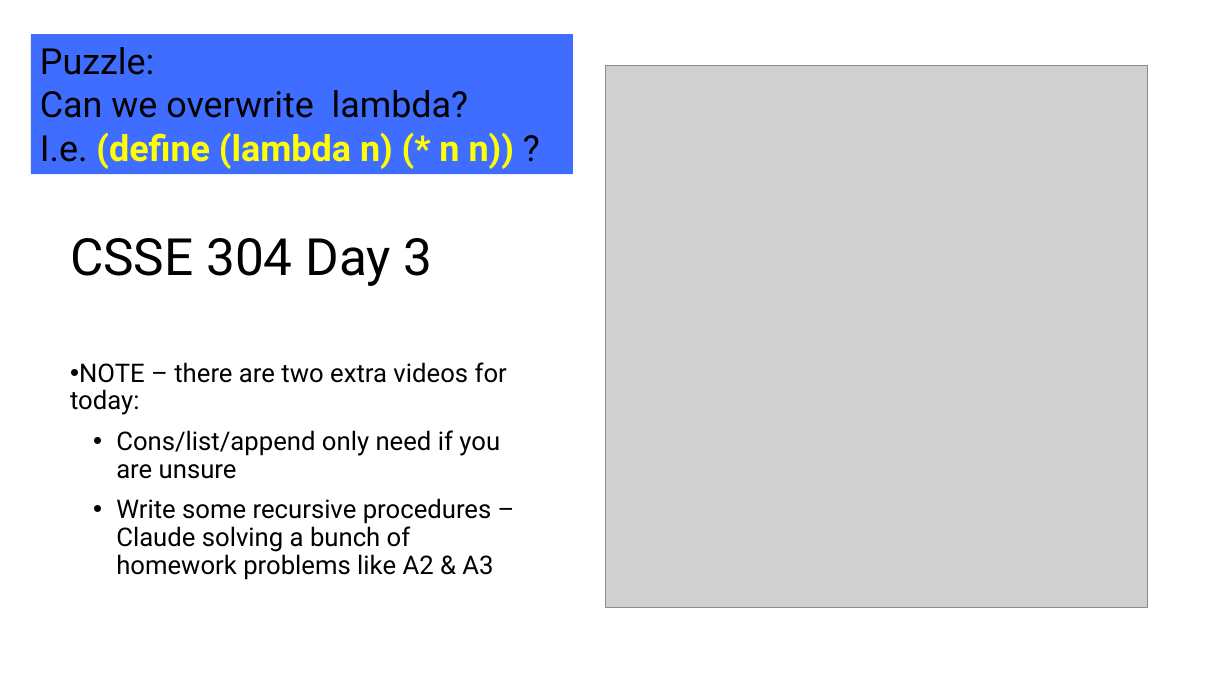
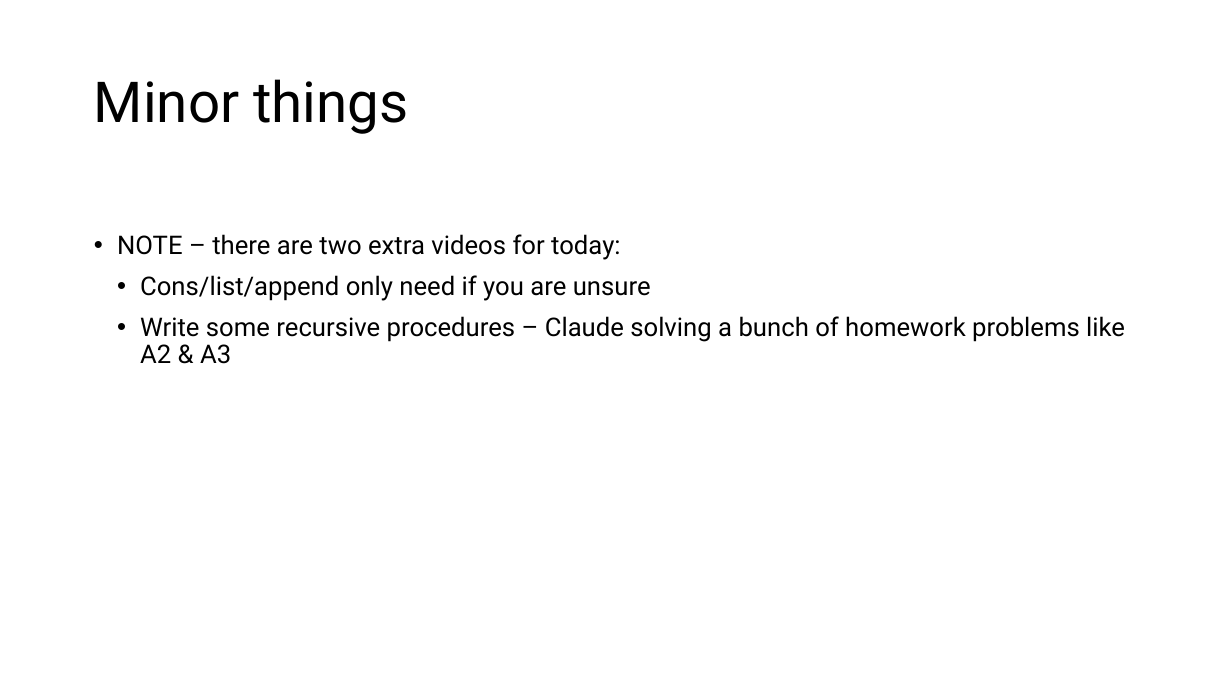
Before and after one commit to RHIT-CSSE/csse304, a slide deck: slide 2 of ClassMaterials/CourseIntro/CWA-intro.pptx (slide 1 before the commit). Drawn at 1232x693 pixels with LibreOffice and Linux fonts; fonts in the diff are those of the drawing; grey boxes stand for pictures. Boxes give left, top, right and bottom in pixels: in the first picture for what was removed or moved away, otherwise in the second. Text is boxed around its words. In the diff, an @@ line names an element or a change of style, - is before the commit and + after.

```diff
--- a/ClassMaterials/CourseIntro/CWA-intro.pptx
+++ b/ClassMaterials/CourseIntro/CWA-intro.pptx
@@ rectangle removed at bbox=[30, 34, 573, 174] @@
-Puzzle:
-Can we overwrite lambda?
-I.e. (define (lambda n) (* n n)) ?
@@ title added at bbox=[94, 79, 408, 134], 44 pt, text #000000 @@
+Minor things
@@ picture removed at bbox=[605, 66, 1148, 608] @@
@@ text "NOTE – there are two ...": place and size @@
-text "NOTE – there are two ..." at bbox=[70, 362, 507, 580]
+text "NOTE – there are two ..." at bbox=[117, 234, 1125, 364]
@@ title removed at bbox=[70, 238, 433, 286] @@
-CSSE 304 Day 3
@@ text at bbox=[117, 234, 620, 260]: indent changed @@
```
Also in this commit, not shown: 1 other slide changed, 1 slide added, 3 slides removed, 1 other file.
